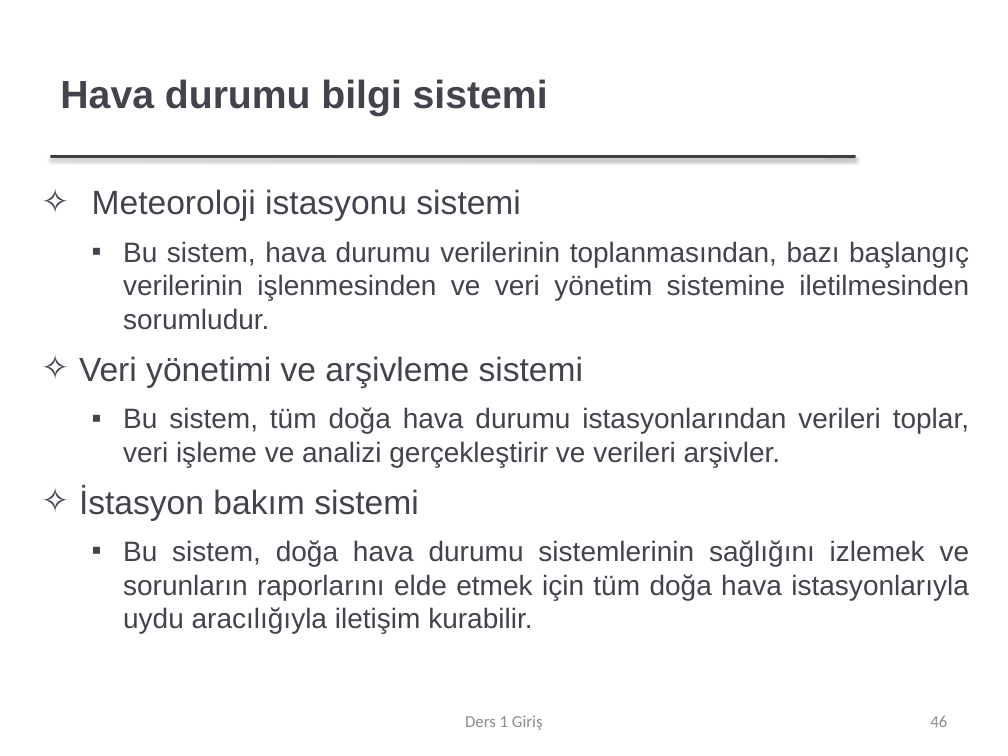
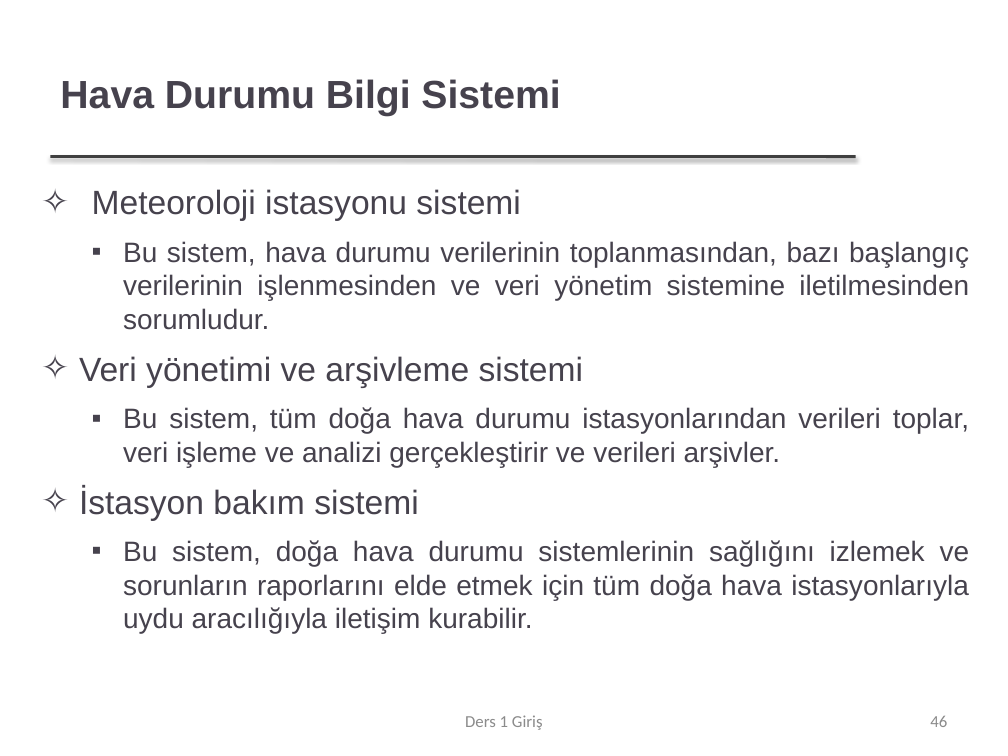
Before and after one commit to FurkanGozukara/Yazilim-Muhendisligi-IT522-2021, a slide deck: slide 46 of dersler/Ders 1 - Giriş.pptx. Drawn at 1008x756 pixels with LibreOffice and Linux fonts; fonts in the diff are those of the drawing; background and template pictures are left out. Boxes give left, top, right and bottom in pixels: in the first picture for what was removed or moved away, otherwise in the second. Text is boxed around its words. In the diff, an @@ line names an element or a change of style, - is before the commit and + after.

```diff
--- a/dersler/Ders 1 - Giriş.pptx
+++ b/dersler/Ders 1 - Giriş.pptx
@@ title at [60, 79, 560, 116]: text changed @@
-Hava durumu bilgi sistemi
+Hava Durumu Bilgi Sistemi
```
Also in this commit, not shown: 42 other slides changed, 1 slide added, 1 slide removed, 1 other file.
